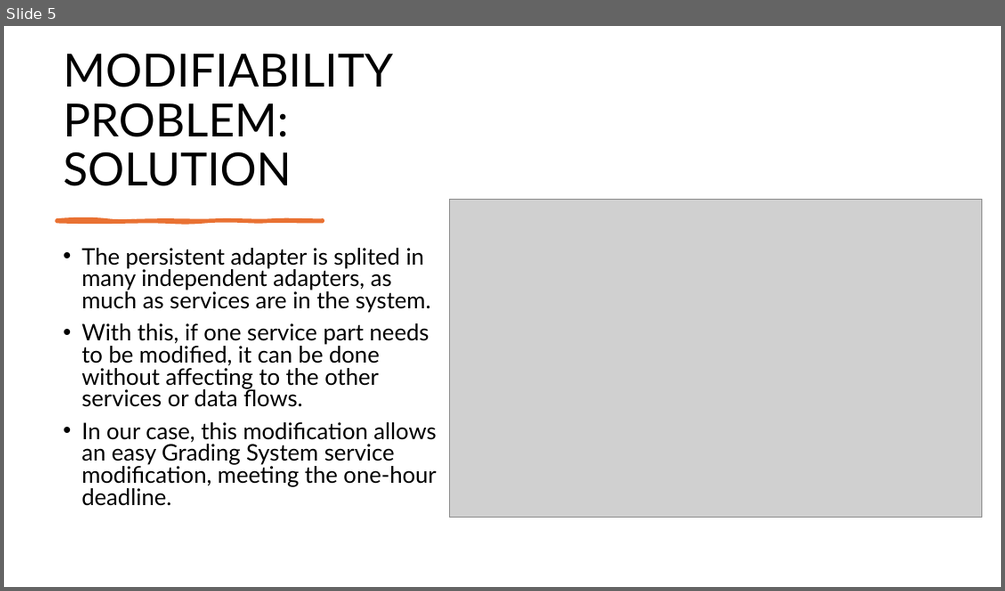
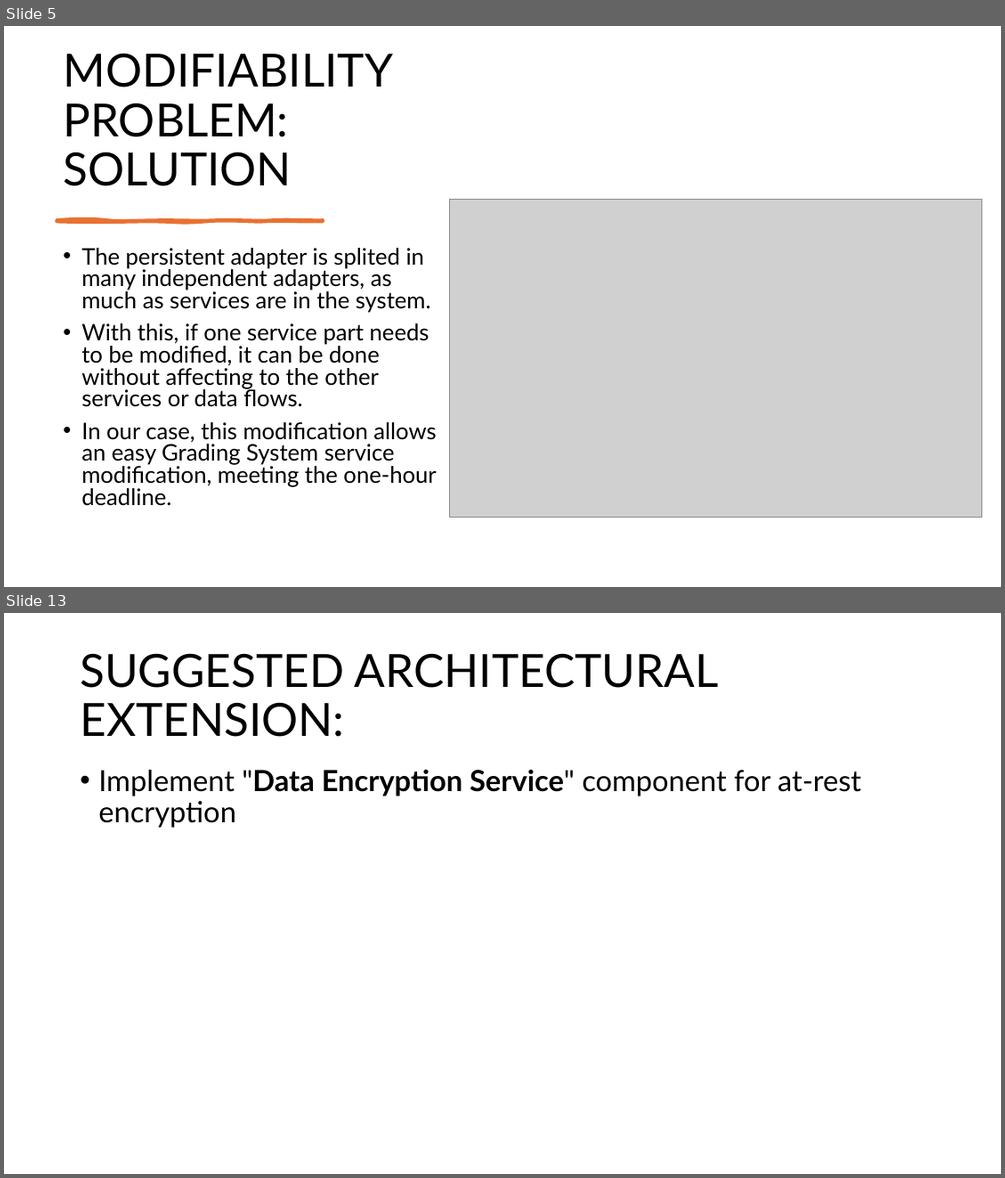
Before and after one commit to mayembe-martin/software_architecture_schedules, a slide deck: M2/Presentation_Qualities.pptx. Shown one above the other, each under a label of ours: slide 5 before the commit, slides 5 and 13 after it; the slides between them are not shown. The pictures are 1005x591 and 1005x1178 pixels, drawn with LibreOffice and Linux fonts; fonts in the diff are those of the drawing; grey boxes stand for pictures. Boxes give left, top, right and bottom in pixels: in the first picture for what was removed or moved away, otherwise in the second. Text is boxed around its words. In the diff, an @@ line names an element or a change of style, - is before the commit and + after.

```diff
--- a/M2/Presentation_Qualities.pptx
+++ b/M2/Presentation_Qualities.pptx
@@ slide 13 added at <box>4,613,1001,1174</box>, background #FFFFFF @@
@@ title added at <box>80,653,719,737</box>, 44 pt, text #000000 @@
+SUGGESTED ARCHITECTURAL EXTENSION:
@@ text added at <box>98,769,861,827</box>, 28 pt, text #000000 @@
+• Implement "Data Encryption Service" component for at-rest encryption
```
Also in this commit, not shown: 7 other slides added.
